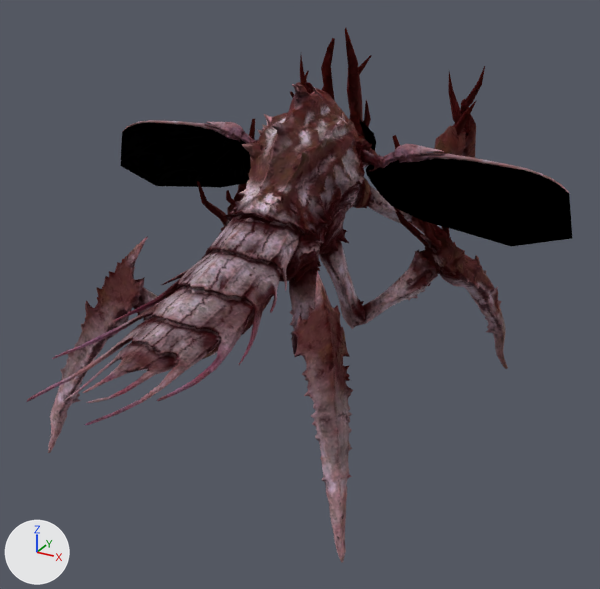
What one commit did to the glTF model models/spore-burst-hunter.glb.
Camera for both pictures: a 50 mm lens placed at (1.32, -2.77, 1.71), pointed at (-0.7, 0.9, -0.12). The lights are fixed; the arrows at lower left show +X, +Y and +Z. The picture after the commit comes second.

Names of what the first picture shows: 'body', 'claw_right', 'head', 'leg_left_back', 'leg_right_back', 'leg_right_front', 'wing_left', 'wing_right' and 2 more.
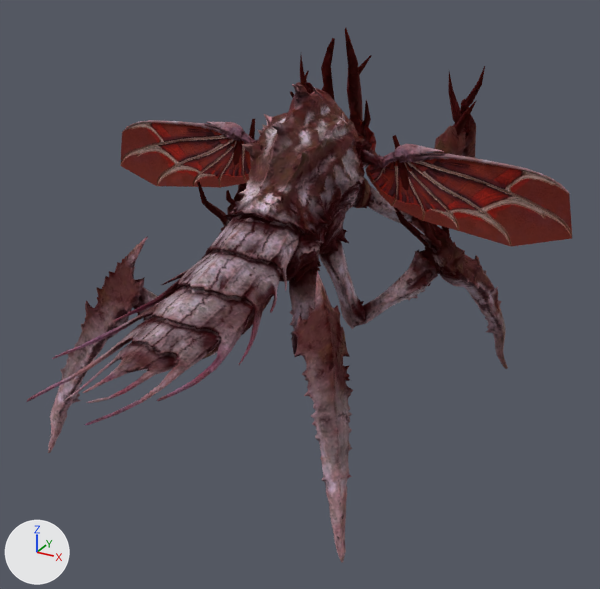
Edits to the bpy script that builds the scene:
```text
Add img_cha_hunter_m_hunter_wings_gloom:
    img_cha_hunter_m_hunter_wings_gloom = load_image('cha_hunter/m_hunter_wings_gloom', '_unpacked/cha_hunter_m_hunter_wings_gloom', 1024, 1024, 'sRGB')
Change mat_m_hunter_wings_cha_hunter_m_hunter_wings_gloom:
    where n0 = _N.new('ShaderNodeBsdfPrincipled'); n0.name = 'Principled BSDF'
    remove n0.inputs[0].default_value = (0.0, 0.0, 0.0, 1.0)  # 'Base Color', black #000000
    add n3 = _N.new('ShaderNodeTexImage'); n3.name = 'Image Texture'
    add n3.image = img_cha_hunter_m_hunter_wings_gloom
    remove n3 = _N.new('ShaderNodeTexImage'); n3.name = 'Image Texture'
    remove n3.image = img_0xbb0e2601097dbcfa
    add n4 = _N.new('ShaderNodeTexImage'); n4.name = 'Image Texture.001'
    add n4.image = img_0xbb0e2601097dbcfa
    where n2 = _N.new('ShaderNodeNormalMap'); n2.name = 'Normal Map'
    remove _L.new(n3.outputs[0], n2.inputs[1])  # 'Color' to 'Color'
    add _L.new(n3.outputs[0], n0.inputs[0])  # 'Color' to 'Base Color'
    add _L.new(n4.outputs[0], n2.inputs[1])  # 'Color' to 'Color'
```

Location of each change, [x1, y1, x2, y2] in pixels of the pictures (600 x 589 px):
'wing_right', surface changed (black to red)
    both: [366, 156, 572, 247]
'wing_left', surface changed (black to red)
    both: [120, 120, 251, 188]
'head', surface changed (black to red)
    both: [357, 118, 376, 151]
